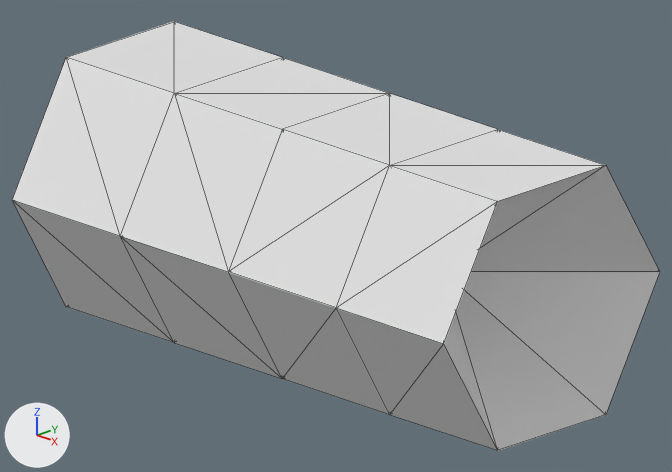
Two versions of the Blender file crystal-prototypes/hollow.blend, one commit apart.
One viewpoint serves both versions: the file's camera 'Camera.001'. The lights are fixed; the arrows at lower left show +X, +Y and +Z. Mesh edges are drawn as thin lines.

Names of what the first picture shows: 'cap_r.0', 'cap_r.1', 'cap_r.2', 'cap_r.3', 'cap_r.4', 'cap_r.5'.
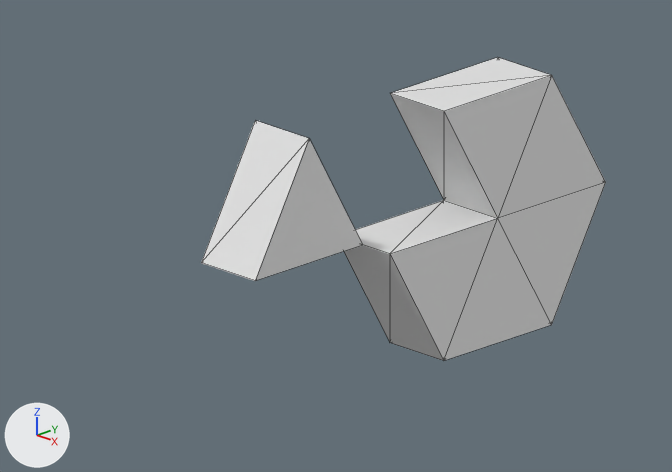
The newer file is also turned or shifted as a whole; pictures and numbers use the older file's frame.

Where the change shows, as pixel boxes [x1, y1, x2, y2] in the pictures (672 x 472 px):
'cap_r.2', deleted
    before: [12, 57, 498, 344]
'cap_r.3', deleted
    before: [12, 200, 498, 451]
'cap_r.1', deleted
    before: [67, 21, 606, 247]
'cap_r.0', reshaped, modifiers changed
    before: [471, 166, 660, 272]
    after: [201, 120, 363, 281]
'cap_r.005', added
    after: [390, 57, 552, 218]
'cap_r.5', deleted
    before: [465, 272, 660, 414]
'cap_r.001', added
    after: [344, 200, 498, 361]
'cap_r.4', deleted
    before: [456, 290, 606, 451]
'cap_r.003', added
    after: [498, 182, 606, 324]
'cap_r.002', added
    after: [444, 219, 552, 361]
'cap_r.004', added
    after: [498, 76, 606, 218]

The change, as a diff of the scene's bpy script:
```diff
--- a/crystal-prototypes/hollow.blend.py
+++ b/crystal-prototypes/hollow.blend.py
@@ me_cylinder_000 @@
 # used by ob_cap_r_0; location = (0.0, 0.0, 0.0); scale = (-1.0, 1.0, 1.0)
-me_cylinder_000.from_pydata(...)  # 8 vertices, 12 faces; spans x -2.0..0.0, y 0.0..1.0, z 0.0..0.87
+me_cylinder_000.from_pydata(...)  # 6 vertices, 8 faces; spans x -0.25..0.25, y -1.0..0.0, z 0.0..0.87
+# me_cylinder_000 part 1: the whole mesh is rebuilt
@@ me_cylinder_001 @@
+me_cylinder_001.from_pydata([(0.25, -1.0, 0.0), (0.25, -0.5, -0.866), (-0.25, -1.0, 0.0), (-0.25, -0.5, -0.866), (-0.25, 0.0, 0.0), (0.25, 0.0, 0.0)], [], [(1, 3, 0), (2, 4, 0), (3, 1, 4), (3, 2, 0), (4, 2, 3), (5, 1, 0), (4, 1, 5), (4, 5, 0)])
@@ me_cylinder_003 @@
+me_cylinder_003.from_pydata([(0.25, -0.5, -0.866), (0.25, 0.5, -0.866), (-0.25, -0.5, -0.866), (-0.25, 0.5, -0.866), (-0.25, 0.0, 0.0), (0.25, 0.0, 0.0)], [], [(1, 3, 0), (2, 4, 0), (3, 1, 4), (3, 2, 0), (4, 2, 3), (5, 1, 0), (4, 1, 5), (4, 5, 0)])
@@ me_cylinder_004 @@
+me_cylinder_004.from_pydata([(0.25, 0.5, -0.866), (0.25, 1.0, 0.0), (-0.25, 0.5, -0.866), (-0.25, 1.0, 0.0), (-0.25, 0.0, 0.0), (0.25, 0.0, 0.0)], [], [(1, 3, 0), (2, 4, 0), (3, 1, 4), (3, 2, 0), (4, 2, 3), (5, 1, 0), (4, 1, 5), (4, 5, 0)])
@@ me_cylinder_005 @@
+me_cylinder_005.from_pydata([(0.25, 1.0, 0.0), (0.25, 0.5, 0.866), (-0.25, 1.0, 0.0), (-0.25, 0.5, 0.866), (-0.25, 0.0, 0.0), (0.25, 0.0, 0.0)], [], [(1, 3, 0), (2, 4, 0), (3, 1, 4), (3, 2, 0), (4, 2, 3), (5, 1, 0), (4, 1, 5), (4, 5, 0)])
@@ me_cylinder_006 @@
+me_cylinder_006.from_pydata([(0.25, 0.5, 0.866), (0.25, -0.5, 0.866), (-0.25, 0.5, 0.866), (-0.25, -0.5, 0.866), (-0.25, 0.0, 0.0), (0.25, 0.0, 0.0)], [], [(1, 3, 0), (2, 4, 0), (3, 1, 4), (3, 2, 0), (4, 2, 3), (5, 1, 0), (4, 1, 5), (4, 5, 0)])
@@ ob_cap_r_0 @@
 ob_cap_r_0.scale = (-1.0, 1.0, 1.0)
-_m = ob_cap_r_0.modifiers.new('Mirror', 'MIRROR')
@@ ob_cap_r_1 @@
-ob_cap_r_1 = bpy.data.objects.new('cap_r.1', me_cylinder_002)
@@ ob_cap_r_2 @@
-ob_cap_r_2 = bpy.data.objects.new('cap_r.2', me_cylinder_009)
@@ ob_cap_r_3 @@
-ob_cap_r_3 = bpy.data.objects.new('cap_r.3', me_cylinder_016)
@@ ob_cap_r_4 @@
-ob_cap_r_4 = bpy.data.objects.new('cap_r.4', me_cylinder_017)
@@ ob_cap_r_5 @@
-ob_cap_r_5 = bpy.data.objects.new('cap_r.5', me_cylinder_018)
@@ ob_cap_r_001 @@
+ob_cap_r_001 = bpy.data.objects.new('cap_r.001', me_cylinder_001)
+ob_cap_r_001.location = (0.25, 1.0, 0.0)
@@ ob_cap_r_002 @@
+ob_cap_r_002 = bpy.data.objects.new('cap_r.002', me_cylinder_003)
+ob_cap_r_002.location = (0.25, 1.0, 0.0)
@@ ob_cap_r_003 @@
+ob_cap_r_003 = bpy.data.objects.new('cap_r.003', me_cylinder_004)
+ob_cap_r_003.location = (0.25, 1.0, 0.0)
@@ ob_cap_r_004 @@
+ob_cap_r_004 = bpy.data.objects.new('cap_r.004', me_cylinder_005)
+ob_cap_r_004.location = (0.25, 1.0, 0.0)
@@ ob_cap_r_005 @@
+ob_cap_r_005 = bpy.data.objects.new('cap_r.005', me_cylinder_006)
+ob_cap_r_005.location = (0.25, 1.0, 0.0)
```
